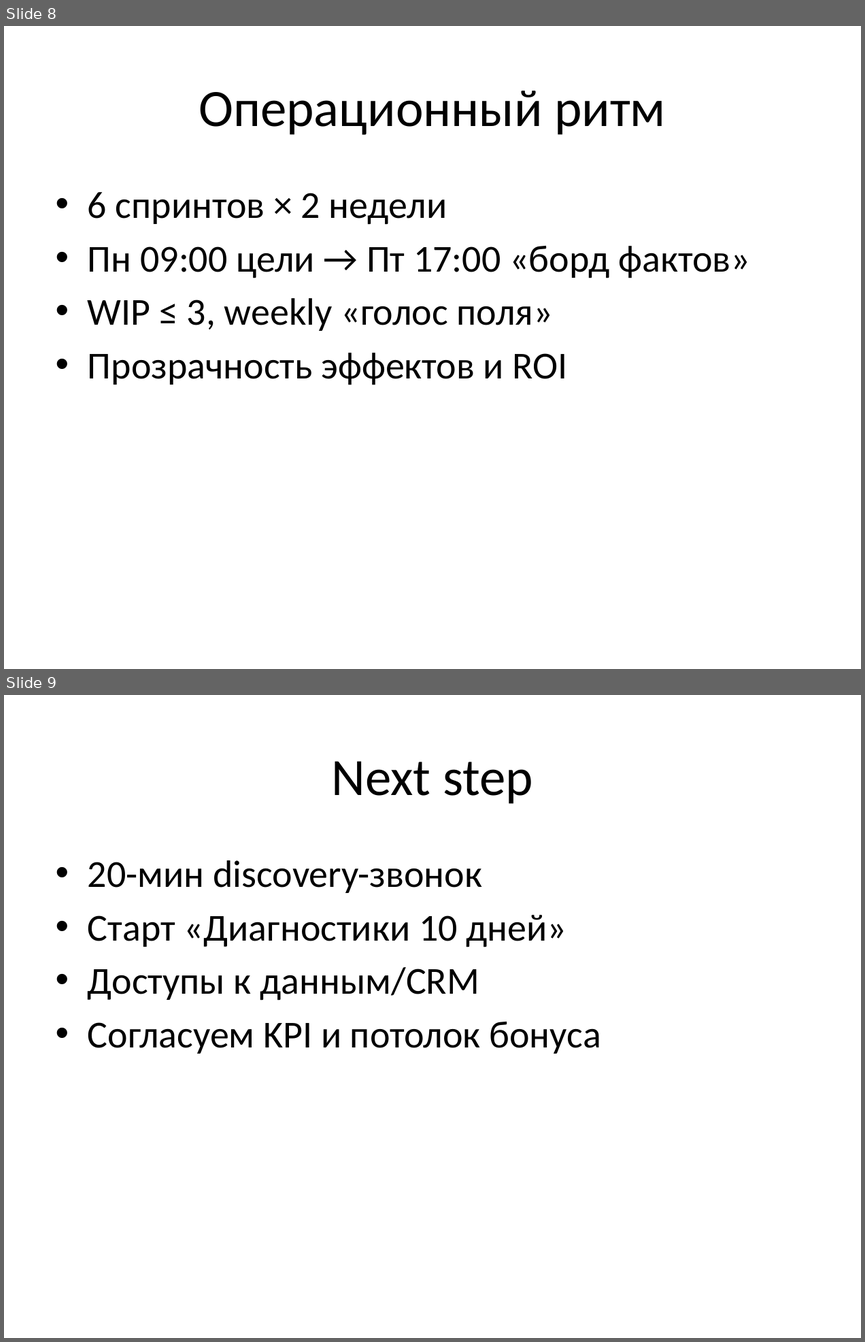
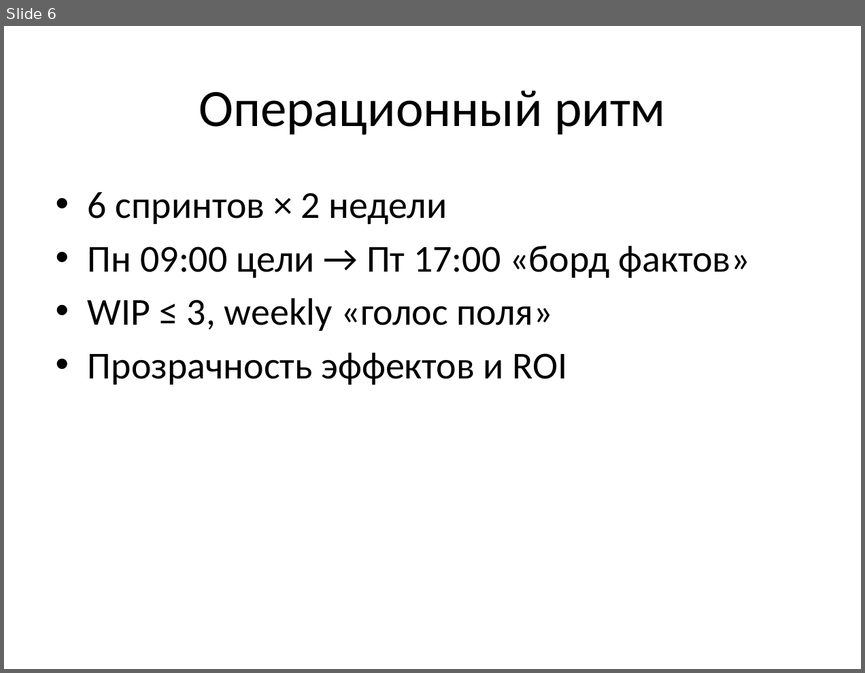
Before and after one commit to Vildia/CFG-consulting, a slide deck: downloads/CFG_PitchDeck.pptx. Shown one above the other, each under a label of ours: slides 8 and 9 before the commit, slide 6 after it. The pictures are 865x1342 and 865x673 pixels, drawn with LibreOffice and Linux fonts; fonts in the diff are those of the drawing. Boxes give left, top, right and bottom in pixels: in the first picture for what was removed or moved away, otherwise in the second. Text is boxed around its words. In the diff, an @@ line names an element or a change of style, - is before the commit and + after.

```diff
--- a/downloads/CFG_PitchDeck.pptx
+++ b/downloads/CFG_PitchDeck.pptx
@@ slide 9 removed at (4, 695, 861, 1338), background #FFFFFF @@
@@ title removed at (332, 761, 533, 804) @@
-Next step
@@ text removed at (88, 860, 602, 1053) @@
-• 20-мин discovery-звонок
-• Старт «Диагностики 10 дней»
-• Доступы к данным/CRM
-• Согласуем KPI и потолок бонуса
@@ what was slide 8 is now slide 6 @@
```
Also in this commit, not shown: 5 slides changed, 2 other slides removed, 12 other files.
